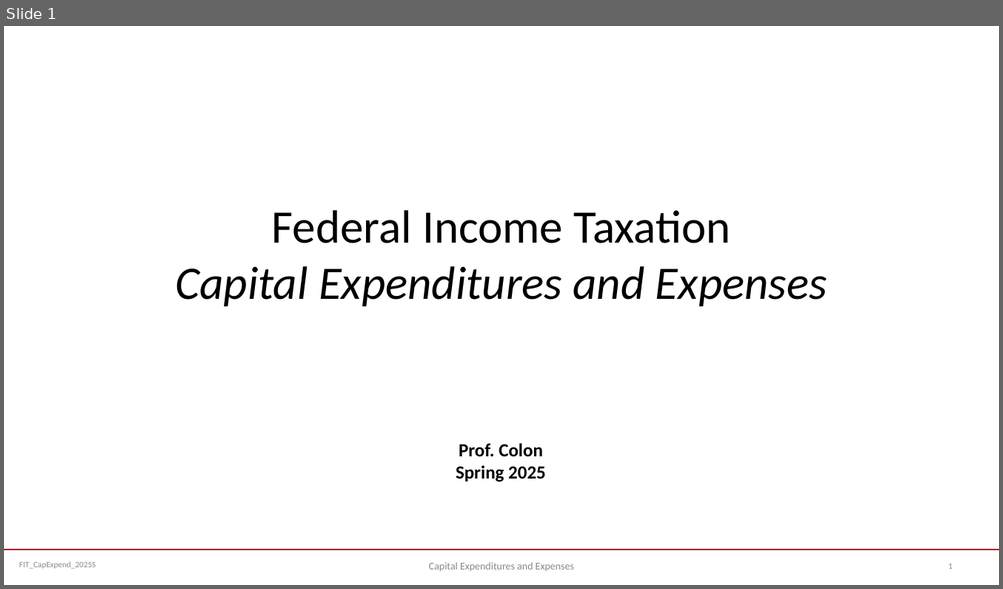
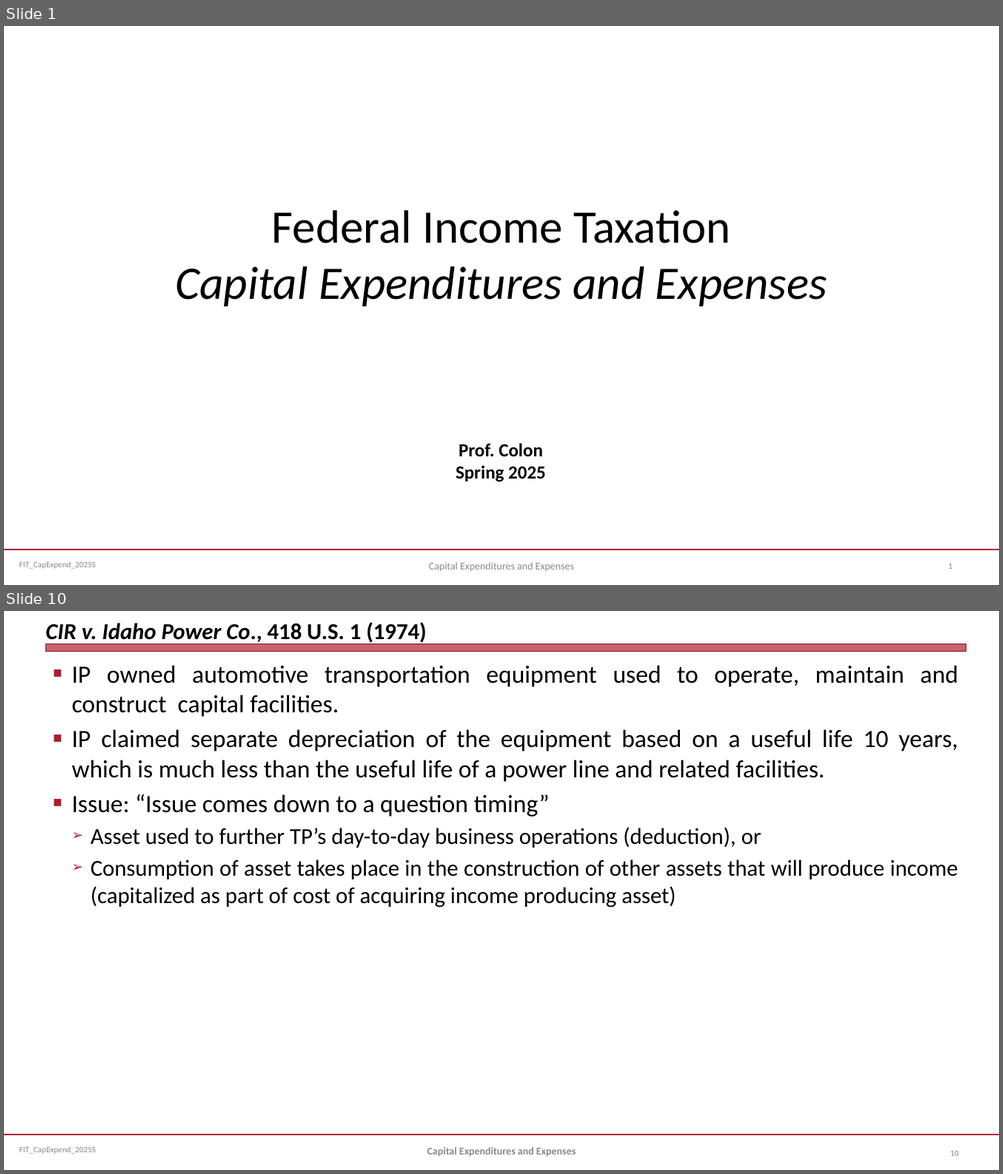
Before and after one commit to jmc877/Fed-Income-Tax, a slide deck: slides/FIT_CapExpend_2025S.pptx. Shown one above the other, each under a label of ours: slide 1 before the commit, slides 1 and 10 after it; the slides between them are not shown. The pictures are 1003x589 and 1003x1174 pixels, drawn with LibreOffice and Linux fonts; fonts in the diff are those of the drawing. Boxes give left, top, right and bottom in pixels: in the first picture for what was removed or moved away, otherwise in the second. Text is boxed around its words. In the diff, an @@ line names an element or a change of style, - is before the commit and + after.

```diff
--- a/slides/FIT_CapExpend_2025S.pptx
+++ b/slides/FIT_CapExpend_2025S.pptx
@@ slide 10 added at bbox=[4, 611, 999, 1170], background #FFFFFF; not listed: 2 template elements that a slide beside it also shows @@
@@ title added at bbox=[45, 622, 426, 645], 22 pt, text #000000, bold, italic @@
+CIR v. Idaho Power Co., 418 U.S. 1 (1974)
@@ rectangle added at bbox=[45, 644, 966, 652], fill #B01C2E at 69% opacity, outline #821522 0 pt @@
@@ text added at bbox=[72, 665, 958, 908], 24 pt, text #000000 @@
+■ IP owned automotive transportation equipment used to operate, maintain and construct capital facilities.
+■ IP claimed separate depreciation of the equipment based on a useful life 10 years, which is much less than the useful life of a power line and related facilities.
+■ Issue: “Issue comes down to a question timing”
+  ➢ Asset used to further TP’s day-to-day business operations (deduction), or
+  ➢ Consumption of asset takes place in the construction of other assets that will produce income (capitalized as part of cost of acquiring income producing asset)
@@ text added at bbox=[427, 1147, 575, 1156], 10 pt, text #898989, bold @@
+Capital Expenditures and Expenses
@@ page number added at bbox=[950, 1151, 958, 1156], 8 pt, text #808080 @@
+10
```
Also in this commit, not shown: 1 slide changed, 7 other slides added, 1 other file.
